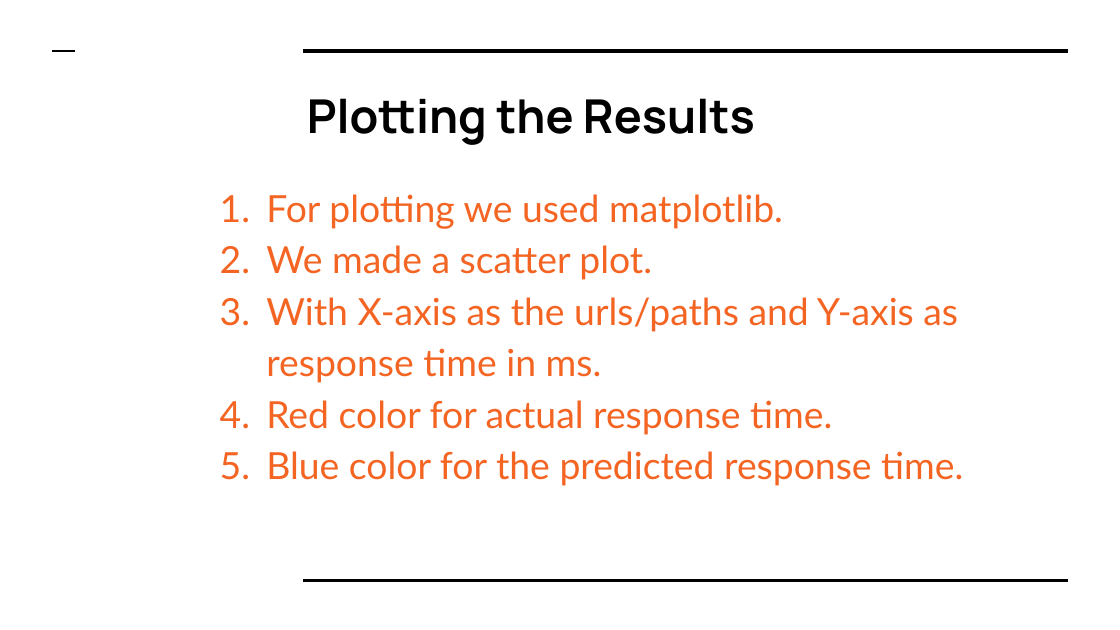
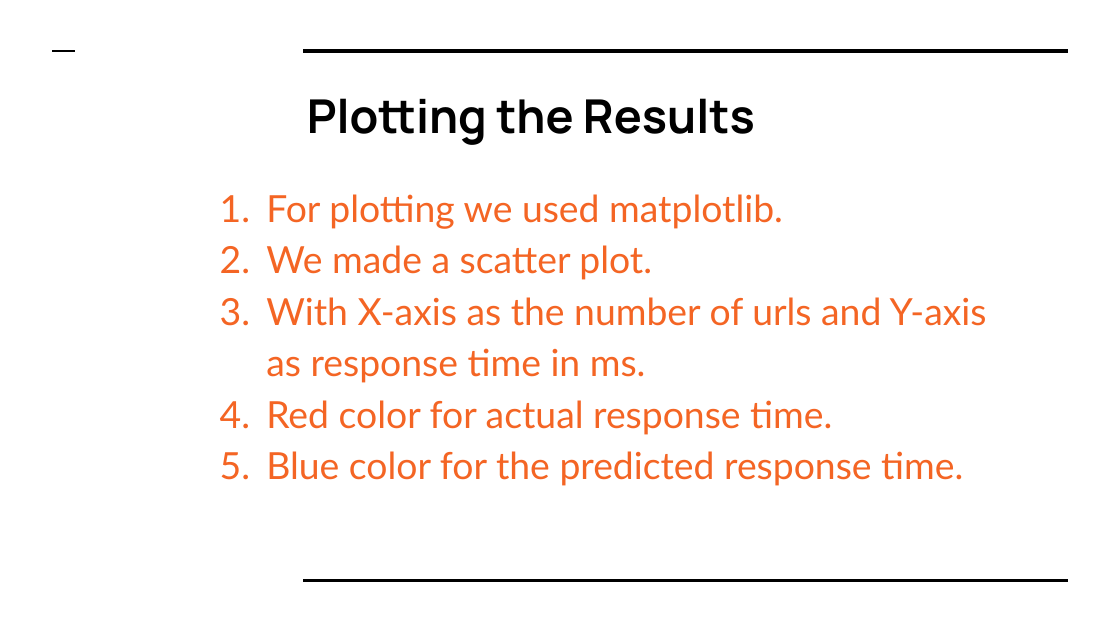
Before and after one commit to jack17529/ResponseTimeAnalysis, a slide deck: slide 22 of BTP Presentation2.pptx. Drawn at 1120x630 pixels with LibreOffice and Linux fonts; fonts in the diff are those of the drawing. Boxes give left, top, right and bottom in pixels: in the first picture for what was removed or moved away, otherwise in the second. Text is boxed around its words. In the diff, an @@ line names an element or a change of style, - is before the commit and + after.

```diff
--- a/BTP Presentation2.pptx
+++ b/BTP Presentation2.pptx
@@ text at [266,297,987,383]: text changed @@
-3. With X-axis as the urls/paths and Y-axis as response time in ms.
+3. With X-axis as the number of urls and Y-axis as response time in ms.
```
Also in this commit, not shown: 1 other slide changed.
